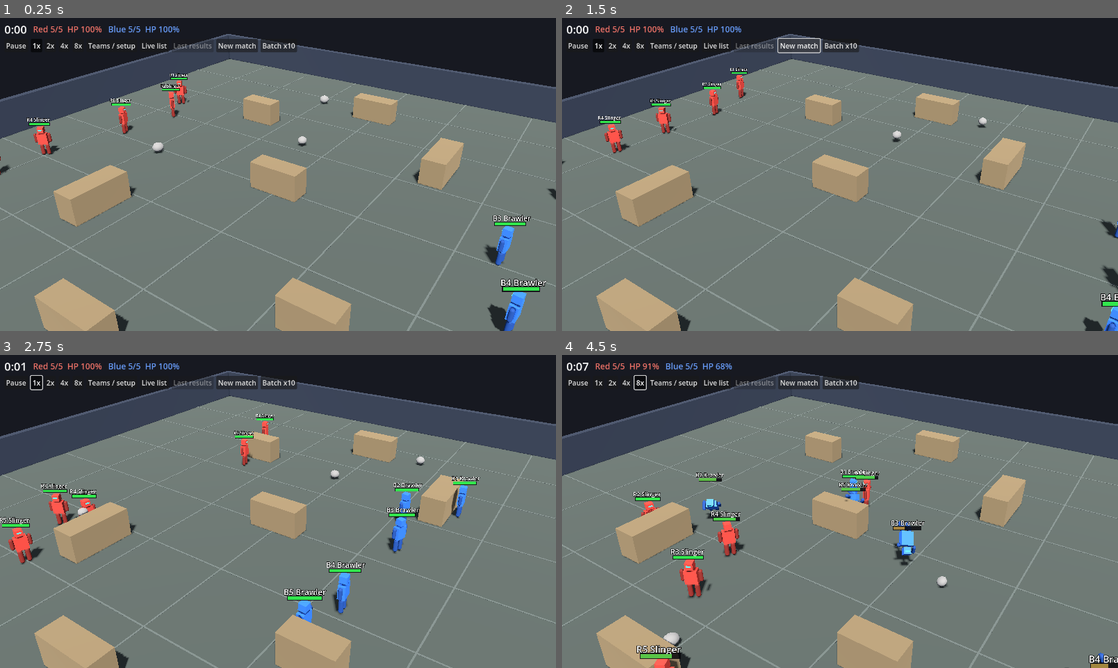
Above: before the commit, frames 1-4 (two rows, left to right).
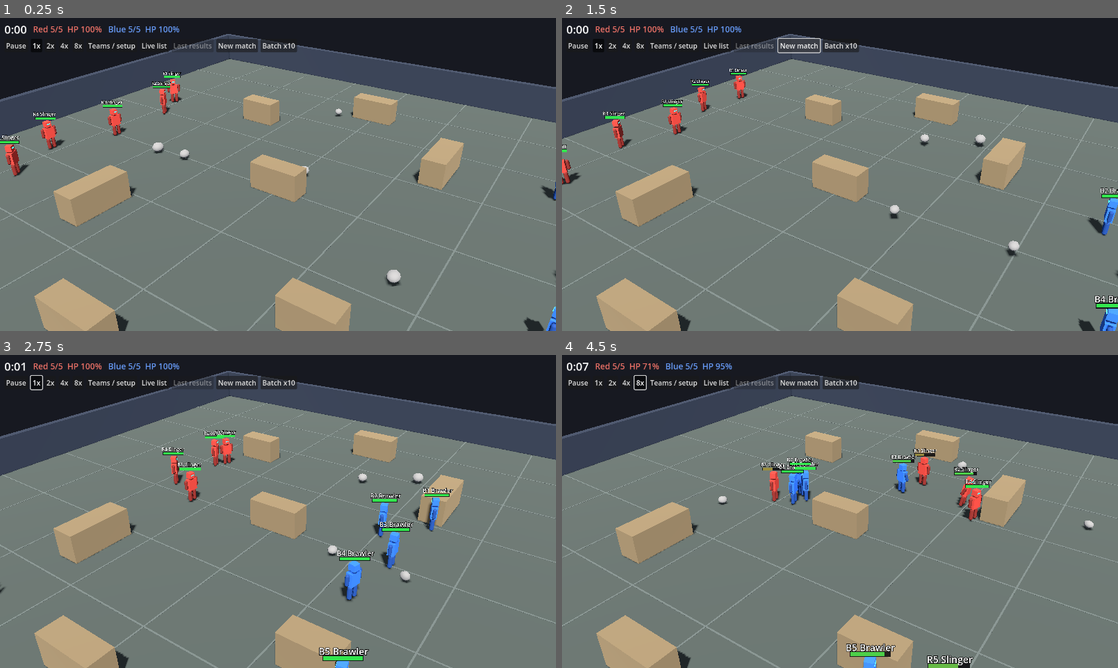
Above: after the commit, the same moments.

Repository: nathandunn/legion-bots
Game: Godot game, scene res://scenes/Main.tscn
Two runs of this game, one before a commit and one after it. Both use one fixed random seed, a clock stepped at 60 frames per second and the inputs below.
Inputs:
- Up to frame 1 (0.25 s): no input
- Up to frame 2 (1.5 s): click "New match" at 0.5 s; click "New match" at 1.25 s
- Up to frame 3 (2.75 s): click "1x" at 2 s
- Up to frame 4 (4.5 s): click "2x" at 2.75 s; click "4x" at 3.5 s; click "8x" at 4.25 s

The runs differ from the first frame. In frame 1, 3.3% of the frame differs, in the area x 0-100%, y 17-100%; in frame 2, 2.7%; in frame 3, 5.5%; in frame 4, 5.6%, in the area x 12-100%, y 2-100%.

Commit message:
Nobody throws through a mate (cone lane check, sidestep to open it); after the squats, the winners relieve themselves on the fallen; accuracy is the same for all, no longer a trait
Co-Authored-By: Claude Fable 5.1 <noreply@anthropic.com>
Claude-Session: https://claude.ai/code/session_015ktb7N8AS55Y2xXNwii5wR

Diff:
--- a/scripts/main.gd
+++ b/scripts/main.gd
@@ -209,6 +209,7 @@
 	var punches := [0, 0]
 	var punch_hits := [0, 0]
 	var kds := [0, 0]
+	var ff := [0.0, 0.0]
 	var hist := {}
 	for r in results:
 		if r["winner"] >= 0:
@@ -225,6 +226,7 @@
 			punches[t] += s["punches"][t]
 			punch_hits[t] += s["punch_hits"][t]
 			kds[t] += s["knockdowns"][t]
+			ff[t] += s["friendly_fire"][t]
 		for k in s["hitbox_hist"]:
 			hist[k] = int(hist.get(k, 0)) + int(s["hitbox_hist"][k])
 	var n := maxi(results.size(), 1)
@@ -234,8 +236,8 @@
 	for t in 2:
 		var acc := float(rock_hits[t]) / maxf(throws[t], 1) * 100.0
 		var pacc := float(punch_hits[t]) / maxf(punches[t], 1) * 100.0
-		txt += "%s per match: rock %d / punch %d dmg, throw acc %d%%, punch acc %d%%, %d knockdowns.  " % [
-			MatchManager.TEAM_NAMES[t], int(dmg[t]["rock"] / n), int(dmg[t]["punch"] / n), int(acc), int(pacc), kds[t] / n]
+		txt += "%s per match: rock %d / punch %d dmg, throw acc %d%%, punch acc %d%%, %d knockdowns, %d friendly-fire dmg.  " % [
+			MatchManager.TEAM_NAMES[t], int(dmg[t]["rock"] / n), int(dmg[t]["punch"] / n), int(acc), int(pacc), kds[t] / n, int(ff[t] / n)]
 	var hk := hist.keys()
 	hk.sort()
 	var hparts := PackedStringArray()
@@ -246,7 +248,7 @@
 		"text": txt,
 		"data": {"matches": results.size(), "wins": wins, "draws": draws, "avg_duration": dur / n,
 			"damage": dmg, "throws": throws, "rock_hits": rock_hits, "punches": punches, "punch_hits": punch_hits,
-			"hitbox_hist": hist, "knockdowns": kds, "presets": names},
+			"hitbox_hist": hist, "knockdowns": kds, "friendly_fire": ff, "presets": names},
 	}
 
 
--- a/scripts/match_manager.gd
+++ b/scripts/match_manager.gd
@@ -33,7 +33,7 @@
 var dance_clock := 0.0  # shared beat for the winners' dance
 # victory celebration: "" (none) -> gather -> dance -> teabag -> done
 const GATHER_CAP := 7.0
-const TEABAG_CAP := 24.0
+const TEABAG_CAP := 40.0
 var celebration_phase := ""
 var _phase_timer := 0.0
 var _celebrants: Array[Robot] = []
@@ -229,8 +229,8 @@
 
 
 ## Winners jog to a line in front of the centre block, dance together, then the fallen
-## enemies are shared out between them and each winner goes and squats over his share
-## (every corpse gets it at least once). Then the results panel may come up.
+## enemies are shared out between them and each winner goes and squats over his share,
+## then pees on it (every corpse gets it at least once). Then the celebration is done.
 func _begin_celebration(winner: int) -> void:
 	_celebrants.clear()
 	for r in robots:
--- a/scripts/personality.gd
+++ b/scripts/personality.gd
@@ -1,15 +1,15 @@
 class_name Personality
 extends RefCounted
-## A bag of 0..1 traits that shape a robot's utility scores.
+## A bag of 0..1 traits that shape a robot's utility scores. (Accuracy is not a trait: every
+## robot throws and punches with the same skill, Robot.ACCURACY; only the choices differ.)
 ## Deliberately flat so it can be swapped for the sim-core schema later.
 
-const TRAITS: Array[String] = ["aggression", "caution", "rock_love", "accuracy", "teamwork", "patience", "survival", "protect"]
+const TRAITS: Array[String] = ["aggression", "caution", "rock_love", "teamwork", "patience", "survival", "protect"]
 
 const TRAIT_HELP := {
 	"aggression": "Chase, punch, throw early",
 	"caution": "Dodge rocks, kite when hurt",
 	"rock_love": "Prefer rocks over fists",
-	"accuracy": "Throw precision + lead",
 	"teamwork": "Stick with the pack",
 	"patience": "Hold position, wait for shots",
 	"survival": "When hurt: back off, grab a rock, throw from range",
@@ -17,12 +17,12 @@
 }
 
 const PRESETS := {
-	"Brawler":   {"aggression": 0.95, "caution": 0.15, "rock_love": 0.15, "accuracy": 0.50, "teamwork": 0.40, "patience": 0.10, "survival": 0.10, "protect": 0.30},
-	"Slinger":   {"aggression": 0.70, "caution": 0.55, "rock_love": 0.95, "accuracy": 0.85, "teamwork": 0.40, "patience": 0.50, "survival": 0.55, "protect": 0.25},
-	"Coward":    {"aggression": 0.20, "caution": 0.95, "rock_love": 0.70, "accuracy": 0.50, "teamwork": 0.60, "patience": 0.80, "survival": 0.95, "protect": 0.05},
-	"Tactician": {"aggression": 0.55, "caution": 0.60, "rock_love": 0.70, "accuracy": 0.80, "teamwork": 0.90, "patience": 0.70, "survival": 0.70, "protect": 0.70},
-	"Guardian":  {"aggression": 0.70, "caution": 0.35, "rock_love": 0.35, "accuracy": 0.55, "teamwork": 0.85, "patience": 0.40, "survival": 0.25, "protect": 0.95},
-	"Balanced":  {"aggression": 0.50, "caution": 0.50, "rock_love": 0.50, "accuracy": 0.50, "teamwork": 0.50, "patience": 0.50, "survival": 0.50, "protect": 0.50},
+	"Brawler":   {"aggression": 0.95, "caution": 0.15, "rock_love": 0.15, "teamwork": 0.40, "patience": 0.10, "survival": 0.10, "protect": 0.30},
+	"Slinger":   {"aggression": 0.70, "caution": 0.55, "rock_love": 0.95, "teamwork": 0.40, "patience": 0.50, "survival": 0.55, "protect": 0.25},
+	"Coward":    {"aggression": 0.20, "caution": 0.95, "rock_love": 0.70, "teamwork": 0.60, "patience": 0.80, "survival": 0.95, "protect": 0.05},
+	"Tactician": {"aggression": 0.55, "caution": 0.60, "rock_love": 0.70, "teamwork": 0.90, "patience": 0.70, "survival": 0.70, "protect": 0.70},
+	"Guardian":  {"aggression": 0.70, "caution": 0.35, "rock_love": 0.35, "teamwork": 0.85, "patience": 0.40, "survival": 0.25, "protect": 0.95},
+	"Balanced":  {"aggression": 0.50, "caution": 0.50, "rock_love": 0.50, "teamwork": 0.50, "patience": 0.50, "survival": 0.50, "protect": 0.50},
 }
 
 var traits: Dictionary = {}
--- a/scripts/robot.gd
+++ b/scripts/robot.gd
@@ -21,6 +21,7 @@
 const TEABAG_PERIOD := 0.55        # one squat
 const TEABAG_REPS := 4             # squats per corpse
 const TEABAG_DEPTH := 0.62
+const PEE_TIME := 2.6              # after the squats, the final insult
 const RECOVER_GRACE := 0.4          # can't be floored again right after getting up
 const PUNCH_COOLDOWN := 0.6         # 4x faster than a throw
 const PUNCH_REACH := 1.7
@@ -28,6 +29,7 @@
 const THROW_COOLDOWN := 2.4
 const THROW_RANGE := 20.0
 const PICKUP_RANGE := 1.5
+const ACCURACY := 0.7               # the same hands for everyone: throw error/lead and punch landing
 const DECISION_INTERVAL := 0.15
 const FOV_COS := -0.09              # cos of the half field of view (~95 degrees each side)
 const EYE_HEIGHT := 1.75
@@ -78,6 +80,9 @@
 var _walk_stuck := 0.0
 var _walk_detour := 0.0
 var _walk_detour_dir := Vector3.ZERO
+var _pee_timer := 0.0
+var _stream: CPUParticles3D = null
+var _puddle: MeshInstance3D = null
 
 var hitboxes: Array[Area3D] = []
 var fist: Area3D
@@ -457,6 +462,47 @@
 	return clampf(7.0 + 8.0 * (1.0 - aggression) + 6.0 * caution, 7.0, THROW_RANGE)
 
 
+## Is one of ours standing in the way of a throw at this point? A mate within a margin of the
+## flight line (bigger for wild throwers, who know their rocks wander) between the hand and the target.
+func _lane_blocked(target_pos: Vector3) -> bool:
+	var origin := global_position
+	var line := target_pos - origin
+	line.y = 0.0
+	var len := line.length()
+	if len < 0.5:
+		return false
+	var dirv := line / len
+	var margin := 0.9 + 0.8 * (1.0 - ACCURACY)
+	var speed := held_rock.throw_speed() if held_rock != null else 18.0
+	for m: Robot in manager.alive_robots():
+		if m.team != team or m == self:
+			continue
+		# where the mate will be when the rock gets there, not where he is now
+		var rel := m.global_position - origin
+		rel.y = 0.0
+		var t := clampf(rel.dot(dirv), 0.0, len) / speed
+		rel += m.velocity * t
+		rel.y = 0.0
+		if rel.length() < 1.7:
+			return true  # a mate at your elbow: the rock leaves the hand straight into him
+		var along := rel.dot(dirv)
+		# a miss carries on past the target: mind the mates behind him too
+		if along < -0.5 or along > len + 12.0:
+			continue
+		var lateral := (rel - dirv * along).length()
+		# a cone, not a tube: the further the rock flies the more it wanders
+		var mg := maxf(margin, 0.9 + minf(along, len) * 0.21) if along <= len else margin * 1.3
+		if along < 3.0:
+			mg += 0.6  # splash radius plus a body, right in front of the hand
+		if m.velocity.length() > 2.0:
+			mg += 0.8  # he's on the move and may well run into it
+		if m.down_timer > 0.0:
+			mg *= 0.7
+		if lateral < mg:
+			return true
+	return false
+
+
 ## Who to throw at: the nearest enemy that is on its feet and not behind cover.
 ## Falls back to a floored enemy (aimed low) only if nobody is standing.
 func _throw_target() -> Robot:
@@ -483,6 +529,8 @@
 			continue  # can't aim at what you aren't looking at
 		if not _clear_line(origin, r.global_position + Vector3(0, aim_y, 0)):
 			continue
+		if _lane_blocked(r.global_position):
+			continue  # one of ours is in the way - not through him
 		var cost := d + (12.0 if r.down_timer > 0.0 else 0.0)
 		# the protective aim first at an enemy who is on one of ours
 		var protect := personality.get_trait("protect")
@@ -827,7 +875,15 @@
 			var to := enemy.global_position - global_position
 			to.y = 0.0
 			to = to.normalized()
-			if edist > _throw_dist():
+			if tgt == null and edist <= THROW_RANGE and _lane_blocked(enemy.global_position):
+				# a mate is in the lane: sidestep to open it (away from the mate's side)
+				var side := to.cross(Vector3.UP)
+				var mate_side := 0.0
+				for m: Robot in manager.alive_robots():
+					if m.team == team and m != self and _flat_dist(m.global_position) < edist:
+						mate_side += (m.global_position - global_position).dot(side)
+				move_dir = _keep_in_arena(side * (-1.0 if mate_side > 0.0 else 1.0))
+			elif edist > _throw_dist():
 				move_dir = to  # closer for a better shot
 			elif edist < 5.0 + 6.0 * maxf(caution, survival if low else 0.0):
 				move_dir = _keep_in_arena(-to)
@@ -890,8 +946,8 @@
 			face_point = foe.global_position
 			has_face_point = true
 			var fd := _flat_dist(foe.global_position)
-			if held_rock != null and throw_timer <= 0.0 and fd > 3.0 and fd <= THROW_RANGE and _can_see(foe.global_position + Vector3(0, 1.1, 0)):
-				_throw_at(foe)  # the attacker gets the rock, whoever is nearer
+			if held_rock != null and throw_timer <= 0.0 and fd > 3.0 and fd <= THROW_RANGE and _can_see(foe.global_position + Vector3(0, 1.1, 0)) and not _lane_blocked(foe.global_position):
+				_throw_at(foe)  # the attacker gets the rock, whoever is nearer - unless the mate is in the way
 			if _will_box(fd):
 				# stand between the attacker and the mate, then close and hit
 				var between: Vector3 = mate.global_position + (foe.global_position - mate.global_position).normalized() * 1.3
@@ -966,7 +1022,7 @@
 func _throw_at(target: Robot) -> void:
 	if held_rock == null:
 		return
-	var accuracy := personality.get_trait("accuracy")
+	var accuracy := ACCURACY
 	var origin := to_global(HAND_POS)
 	var speed := held_rock.throw_speed()
 	var tpos := target.global_position + Vector3(0, 0.35 if target.down_timer > 0.0 else 1.1, 0)
@@ -1015,7 +1071,7 @@
 
 
 func _punch_land() -> void:
-	var accuracy := personality.get_trait("accuracy")
+	var accuracy := ACCURACY
 	var landed := false
 	var hits := _in_fist()
 	for r in hits:
@@ -1156,6 +1212,7 @@
 	teabag_targets = corpses
 	teabag_idx = 0
 	teabag_timer = 0.0
+	_pee_timer = 0.0
 	_cheer_phase = rng.randf_range(0.0, TAU)
 	if held_rock != null:
 		held_rock.drop()
@@ -1228,6 +1285,9 @@
 	if victim == null or not is_instance_valid(victim):
 		teabag_idx += 1
 		return
+	if _pee_timer > 0.0:
+		_pee(delta, victim)
+		return
 	var spot := victim.corpse_position()
 	if not _walk_to(spot, delta, 0.3):
 		return
@@ -1250,11 +1310,104 @@
 	arm_r.rotation.z = 0.3 * s
 	if teabag_timer >= TEABAG_PERIOD * TEABAG_REPS:
 		teabag_timer = 0.0
+		_reset_pose()
+		_pee_timer = PEE_TIME  # squats done - now the final insult
+
+
+## Stand back a pace from the body, hand at the hip, and relieve oneself upon it; a puddle
+## spreads under the corpse and stays there. Then on to the next.
+func _pee(delta: float, victim: Robot) -> void:
+	var spot := victim.corpse_position()
+	var away := global_position - spot
+	away.y = 0.0
+	away = away.normalized() if away.length_squared() > 0.01 else Vector3(0, 0, 1)
+	var stand := spot + away * 1.1
+	if _pee_timer == PEE_TIME:
+		if not _walk_to(stand, delta, 0.25):
+			return
+		var fp := spot
+		fp.y = 0.0
+		look_at(fp, Vector3.UP)
+		_reset_pose()
+		_start_stream(victim)
+	_pee_timer -= delta
+	# the pose: a little lean back, hips forward, one hand down in front, the other on the hip
+	body_root.rotation.x = -0.12
+	body_root.position.y = 0.0
+	arm_r.rotation.x = -0.55
+	arm_r.rotation.z = 0.25
+	arm_l.rotation.z = -0.7
+	arm_l.rotation.x = 0.3
+	if _puddle != null and is_instance_valid(_puddle):
+		var f := 1.0 - _pee_timer / PEE_TIME
+		_puddle.scale = Vector3(0.15 + 0.85 * f, 1.0, 0.15 + 0.85 * f)
+	if _pee_timer <= 0.0:
+		_pee_timer = 0.0
+		_stop_stream()
+		_reset_pose()
 		teabag_idx += 1
-		_reset_pose()
+
+
+func _start_stream(victim: Robot) -> void:
+	_stop_stream()
+	_stream = CPUParticles3D.new()
+	_stream.amount = 90
+	_stream.lifetime = 0.7
+	_stream.explosiveness = 0.0
+	_stream.local_coords = true  # aimed in the robot's own frame: forward (-Z) and a little up
+	_stream.direction = Vector3(0, 0.3, -1)
+	_stream.spread = 3.0
+	_stream.initial_velocity_min = 2.8
+	_stream.initial_velocity_max = 3.1
+	_stream.gravity = Vector3(0, -9.8, 0)
+	_stream.scale_amount_min = 0.06
+	_stream.scale_amount_max = 0.09
+	var m := SphereMesh.new()
+	m.radius = 0.5
+	m.height = 1.0
+	m.radial_segments = 6
+	m.rings = 3
+	_stream.mesh = m
+	var mat := StandardMaterial3D.new()
+	mat.albedo_color = Color(0.95, 0.85, 0.2, 0.9)
+	mat.emission_enabled = true
+	mat.emission = Color(0.6, 0.5, 0.1)
+	mat.transparency = BaseMaterial3D.TRANSPARENCY_ALPHA
+	_stream.material_override = mat
+	_stream.position = Vector3(0.05, 0.85, -0.25)
+	add_child(_stream)
+	_stream.emitting = true
+	# the puddle, under the body, kept by the corpse so it goes when the arena is cleared
+	_puddle = MeshInstance3D.new()
+	var pm := CylinderMesh.new()
+	pm.top_radius = 0.75
+	pm.bottom_radius = 0.75
+	pm.height = 0.02
+	pm.radial_segments = 14
+	_puddle.mesh = pm
+	var pmat := StandardMaterial3D.new()
+	pmat.albedo_color = Color(0.9, 0.8, 0.15, 0.55)
+	pmat.transparency = BaseMaterial3D.TRANSPARENCY_ALPHA
+	pmat.roughness = 0.2
+	_puddle.material_override = pmat
+	victim.add_child(_puddle)
+	var pp := victim.corpse_position()
+	pp.y = 0.015
+	_puddle.global_position = pp
+	_puddle.scale = Vector3(0.15, 1.0, 0.15)
+
+
+func _stop_stream() -> void:
+	if _stream != null and is_instance_valid(_stream):
+		_stream.emitting = false
+		var st := _stream
+		get_tree().create_timer(1.0).timeout.connect(func(): if is_instance_valid(st): st.queue_free())
+	_stream = null
+	_puddle = null
 
 
 func cleanup() -> void:
+	_stop_stream()
 	if ragdoll != null and is_instance_valid(ragdoll):
 		ragdoll.queue_free()
 		ragdoll = null
Not shown, changed: README.md
Not shown, changed: dist/index.html
Not shown, changed: dist/index.js.gz
Not shown, changed: dist/index.pck.gz
Not shown, changed: dist/index.wasm.gz
